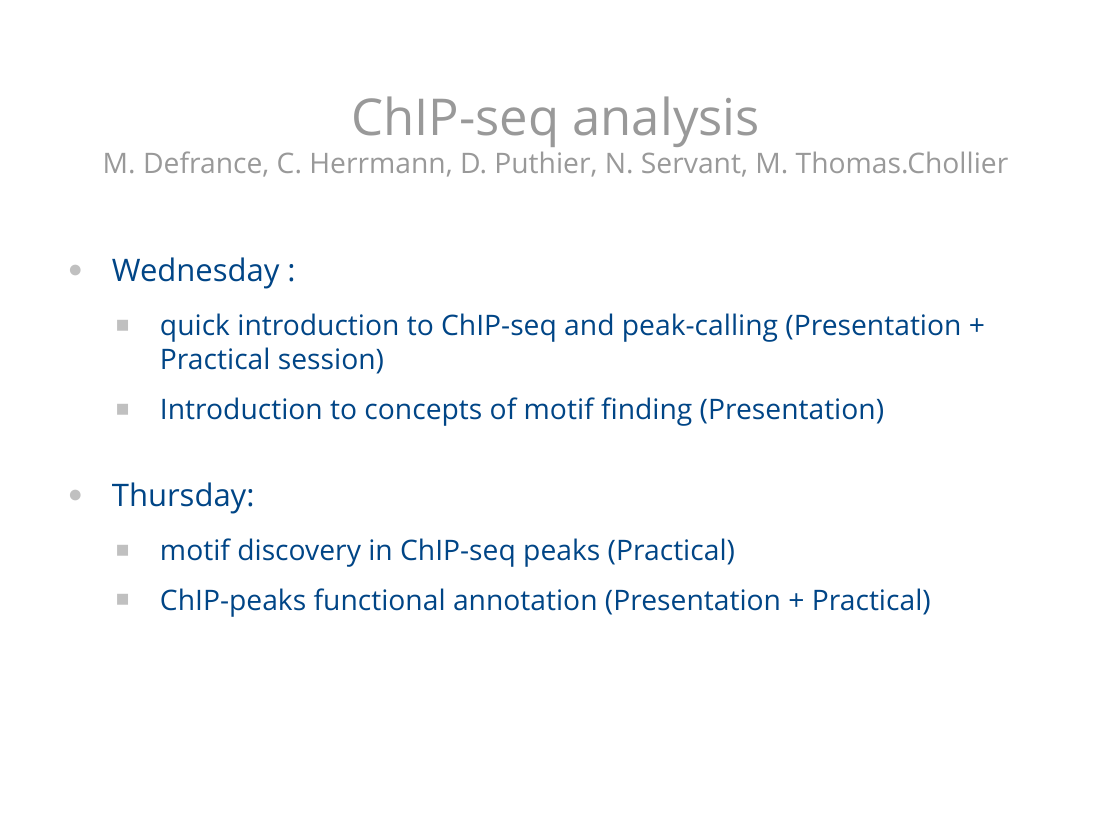
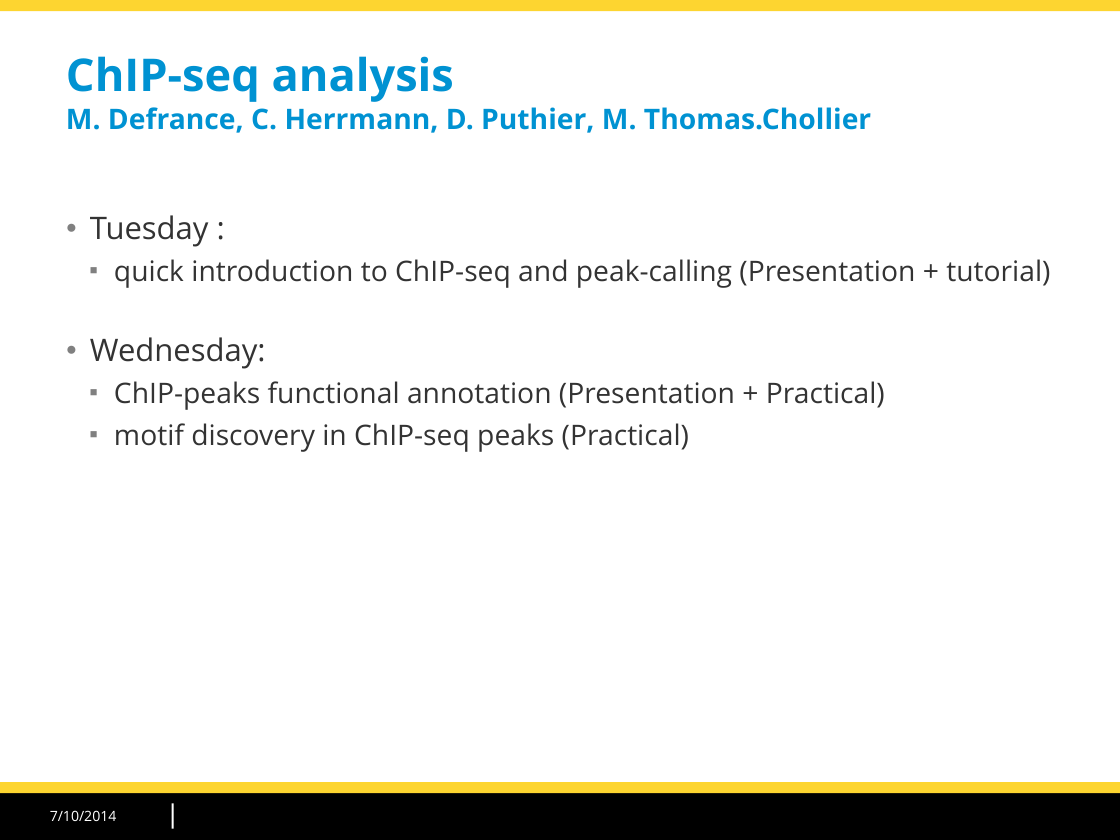
Before and after one commit to morganeTC/atelier_chip-seq_roscoff_2014, a slide deck: slide 1 of slides/chipseq_CarlHerrmann_Roscoff2014.odp. Drawn at 1120x840 pixels with LibreOffice and Linux fonts; fonts in the diff are those of the drawing; background and template pictures are left out. Boxes give left, top, right and bottom in pixels: in the first picture for what was removed or moved away, otherwise in the second. Text is boxed around its words. In the diff, an @@ line names an element or a change of style, - is before the commit and + after.

Commit message:
Slides for peak calling

```diff
--- a/slides/chipseq_CarlHerrmann_Roscoff2014.odp
+++ b/slides/chipseq_CarlHerrmann_Roscoff2014.odp
@@ rectangle added at (x1=0, y1=0, x2=1120, y2=11), fill #FDD530 @@
@@ title "ChIP-seq analysis M. Defrance, C. ..." at (x1=66, y1=56, x2=871, y2=133): vertical alignment middle to top @@
@@ title at (x1=66, y1=56, x2=871, y2=133): text changed; text colour #999999 to #0092D2; bold on @@
-ChIP-seq analysis
-M. Defrance, C. Herrmann, D. Puthier, N. Servant, M. Thomas.Chollier
+ChIP-seq analysis
+M. Defrance, C. Herrmann, D. Puthier, M. Thomas.Chollier
@@ text "Tuesday :" moved from (x1=112, y1=257, x2=961, y2=617) to (x1=90, y1=215, x2=1050, y2=452) @@
@@ text at (x1=90, y1=215, x2=1050, y2=410): text changed; text colour #004586 to #333333 @@
-● Wednesday :
-  ■ quick introduction to ChIP-seq and peak-calling (Presentation + Practical session)
-  ■ Introduction to concepts of motif finding (Presentation)
-● Thursday:
+● Tuesday :
+  ■ quick introduction to ChIP-seq and peak-calling (Presentation + tutorial)
+● Wednesday:
+  ■ ChIP-peaks functional annotation (Presentation + Practical)
@@ text at (x1=114, y1=423, x2=689, y2=452): text colour #004586 to #333333 in "motif discovery in ChIP-seq peaks (Practical)"; indent changed; less space between paragraphs; bullet colour #C0C0C0 to #808080 @@
@@ text at (x1=160, y1=588, x2=931, y2=617): paragraph removed @@
-  ■ ChIP-peaks functional annotation (Presentation + Practical)
@@ rectangle added at (x1=0, y1=794, x2=1120, y2=840), fill #000000 @@
@@ rectangle added at (x1=0, y1=783, x2=1120, y2=794), fill #FDD530 @@
@@ line added from (173, 805) to (173, 828), #FFFFFF 1.42 pt @@
@@ text added at (x1=50, y1=810, x2=117, y2=821), 10 pt, text #FFFFFF @@
+7/10/2014
```
Also in this commit, not shown: 29 other slides changed, 9 slides added, 15 slides removed, 2 other files.
